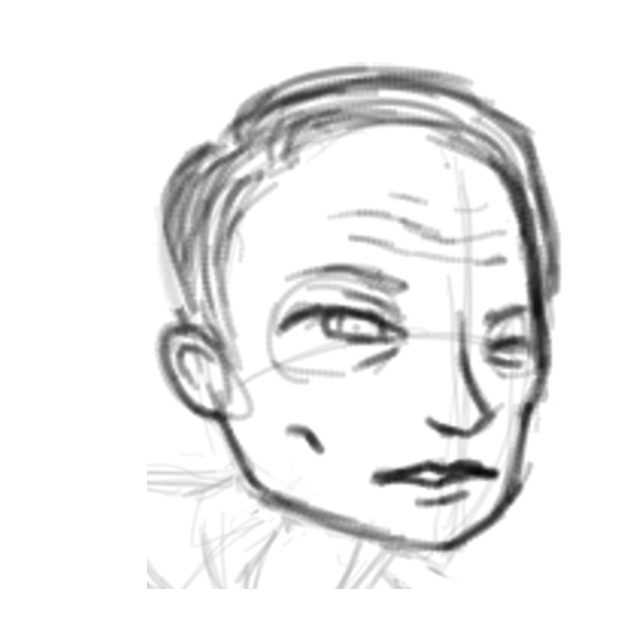
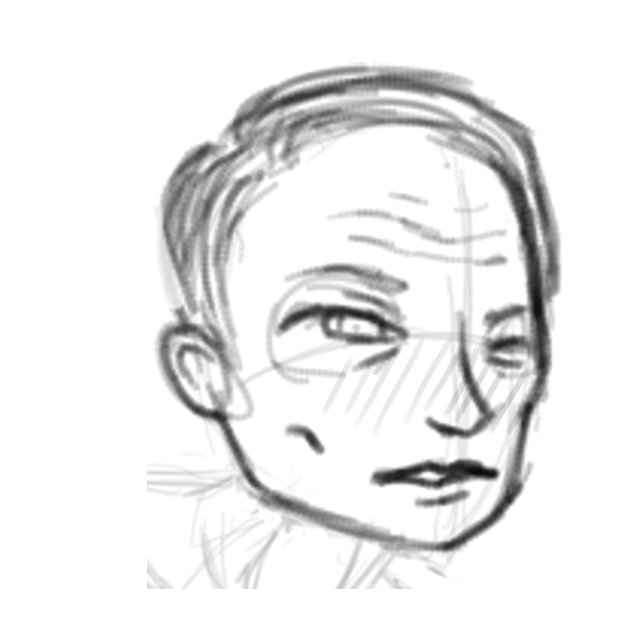
The second 640 x 640 image is a revision of the first. Changes to its layers:
painted on "Layer 2" over [321, 336, 550, 437]
